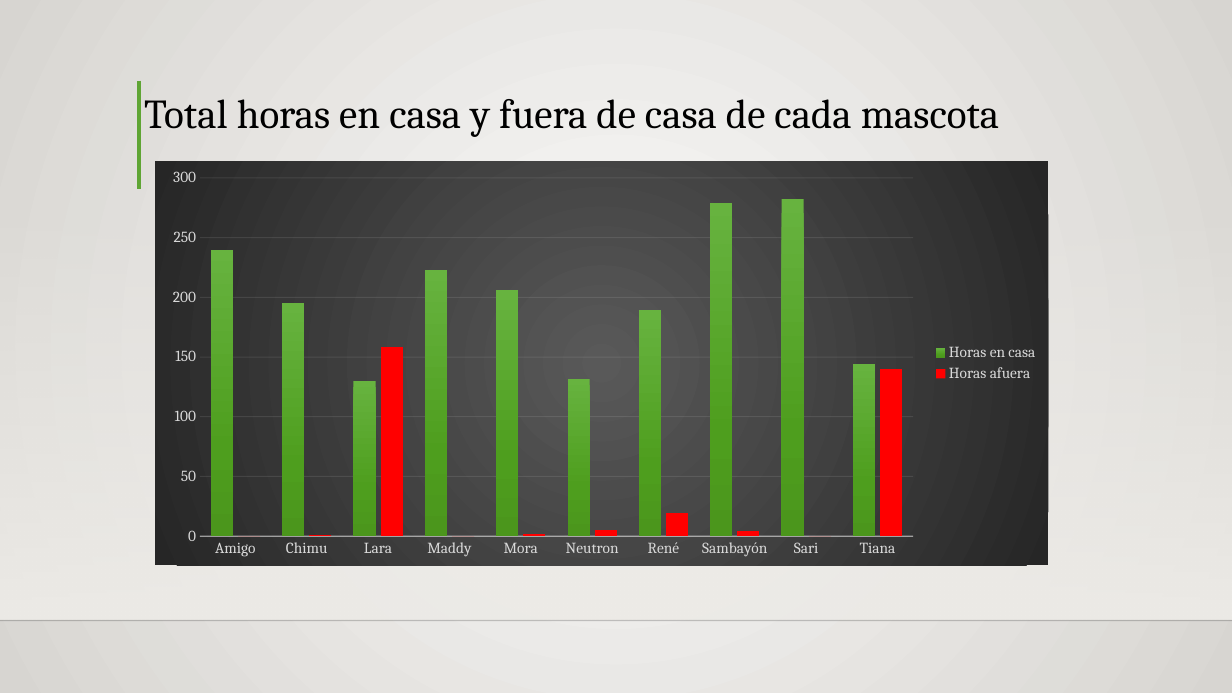
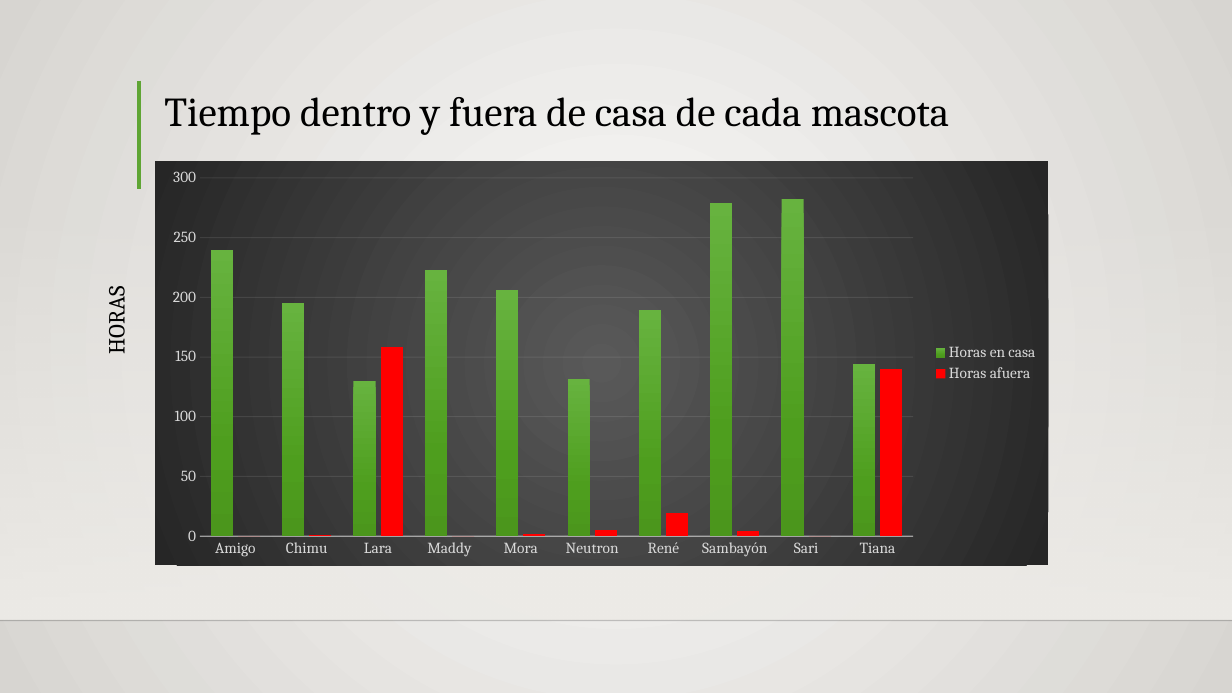
Before and after one commit to Siriusg2/resumenipa, a slide deck: slide 5 of excel_reports/IPApresentacion.pptx. Drawn at 1232x693 pixels with LibreOffice and Linux fonts; fonts in the diff are those of the drawing; background and template pictures are left out. Boxes give left, top, right and bottom in pixels: in the first picture for what was removed or moved away, otherwise in the second. Text is boxed around its words. In the diff, an @@ line names an element or a change of style, - is before the commit and + after.

```diff
--- a/excel_reports/IPApresentacion.pptx
+++ b/excel_reports/IPApresentacion.pptx
@@ title at (x1=164, y1=97, x2=949, y2=135): text changed @@
-Total horas en casa y fuera de casa de cada mascota
+Tiempo dentro y fuera de casa de cada mascota
@@ text added at (x1=100, y1=292, x2=130, y2=352), 18 pt, text #000000 @@
+HORAS
```
Also in this commit, not shown: 8 other slides changed, 4 other files.
